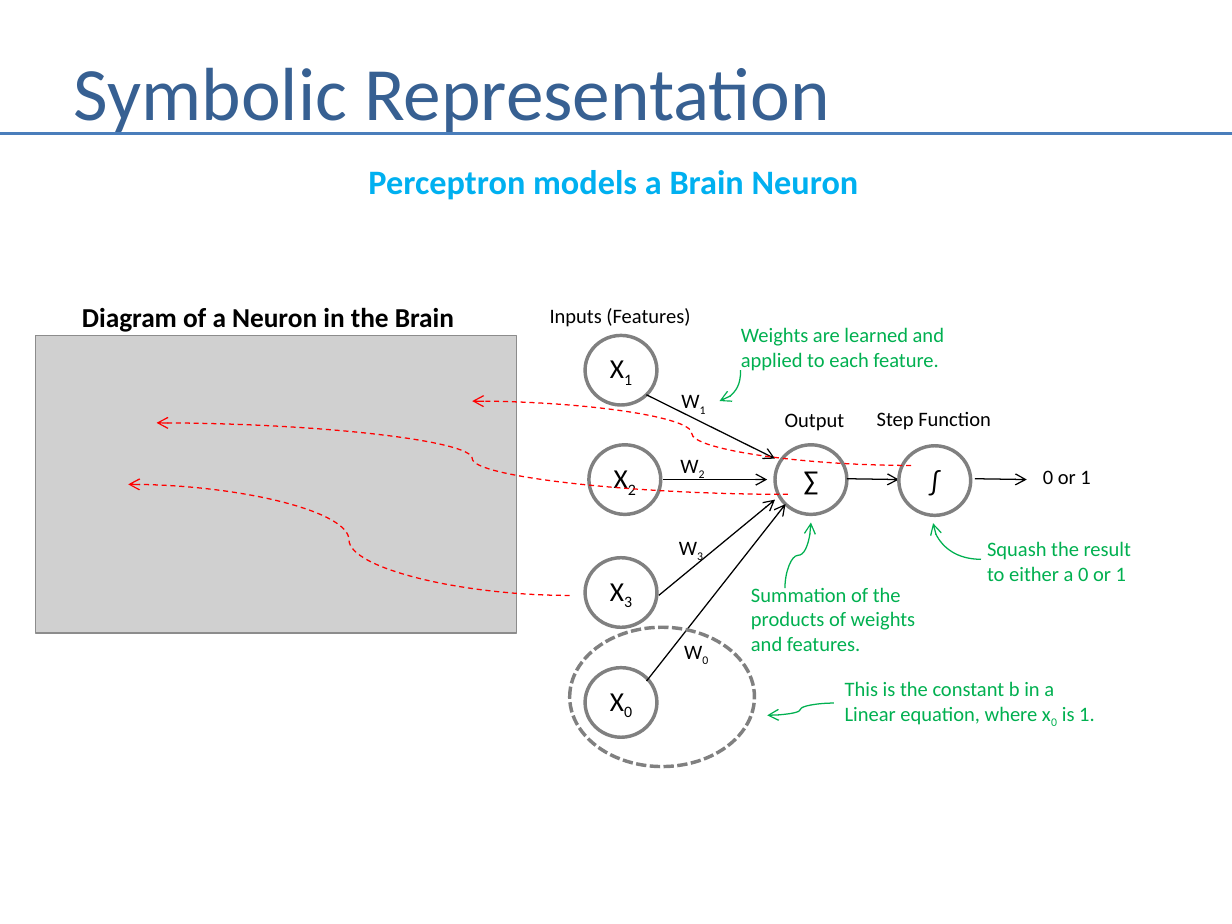
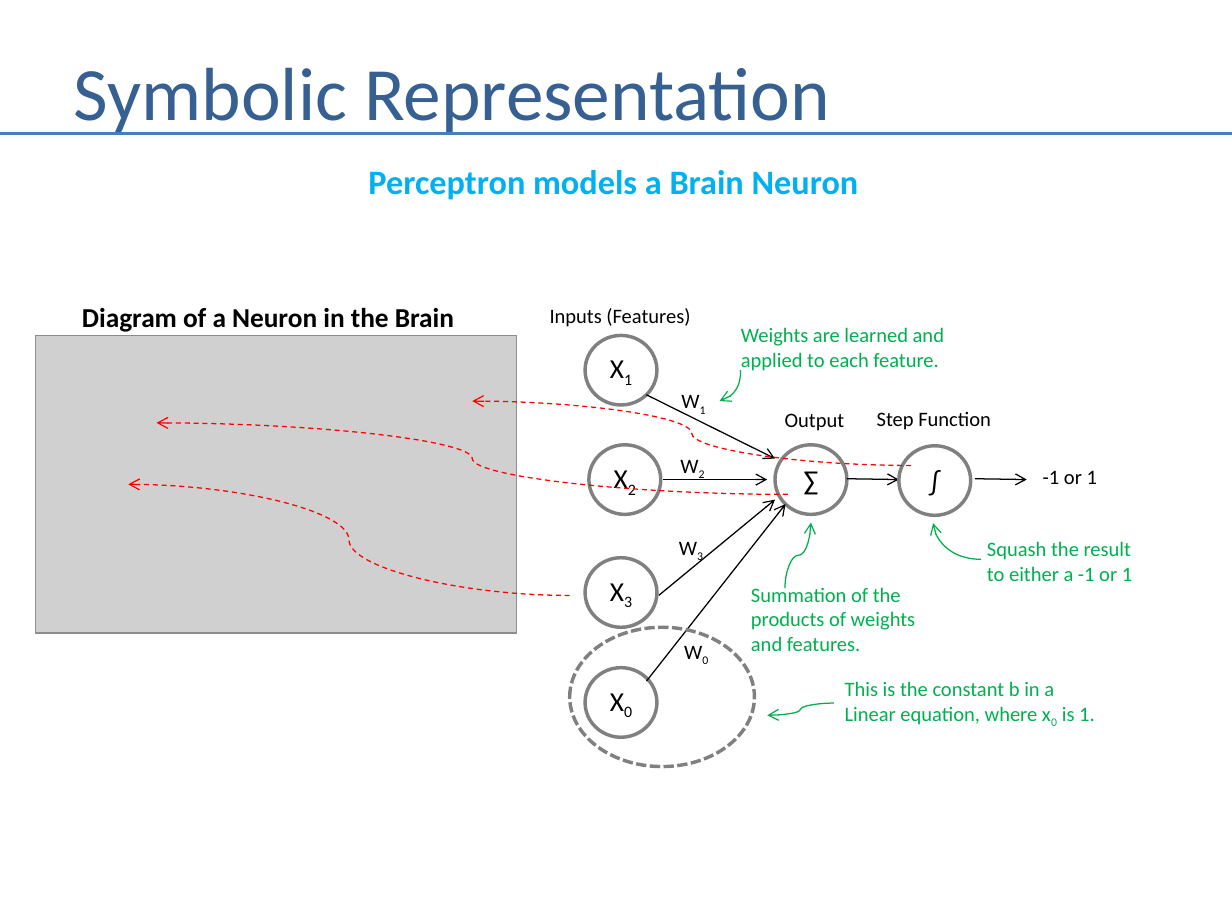
Before and after one commit to andrewferlitsch/Portland-Data-Science-Group, a slide deck: slide 5 of Presentations/ML - Perceptron.pptx. Drawn at 1232x924 pixels with LibreOffice and Linux fonts; fonts in the diff are those of the drawing; grey boxes stand for pictures. Boxes give left, top, right and bottom in pixels: in the first picture for what was removed or moved away, otherwise in the second. Text is boxed around its words. In the diff, an @@ line names an element or a change of style, - is before the commit and + after.

```diff
--- a/Presentations/ML - Perceptron.pptx
+++ b/Presentations/ML - Perceptron.pptx
@@ text at (1043,470,1097,484): text changed @@
-0 or 1
+-1 or 1
@@ text at (987,566,1132,581): text changed @@
-to either a 0 or 1
+to either a -1 or 1
```
Also in this commit, not shown: 1 other slide changed, 1 slide added.
